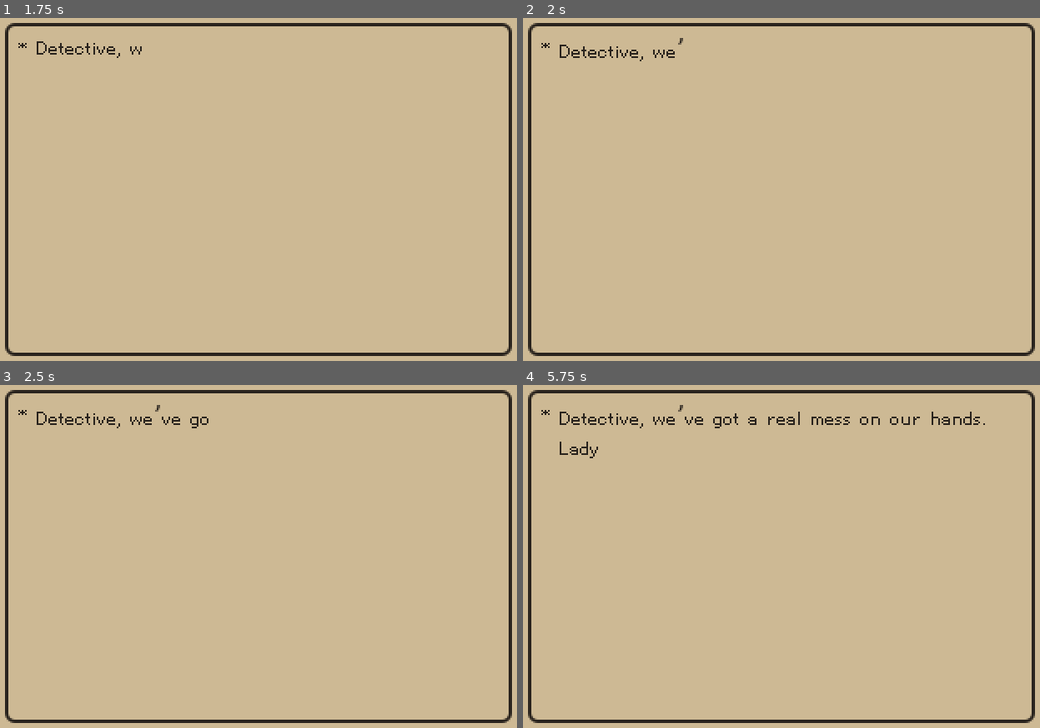
Above: before the commit, frames 1-4 (two rows, left to right).
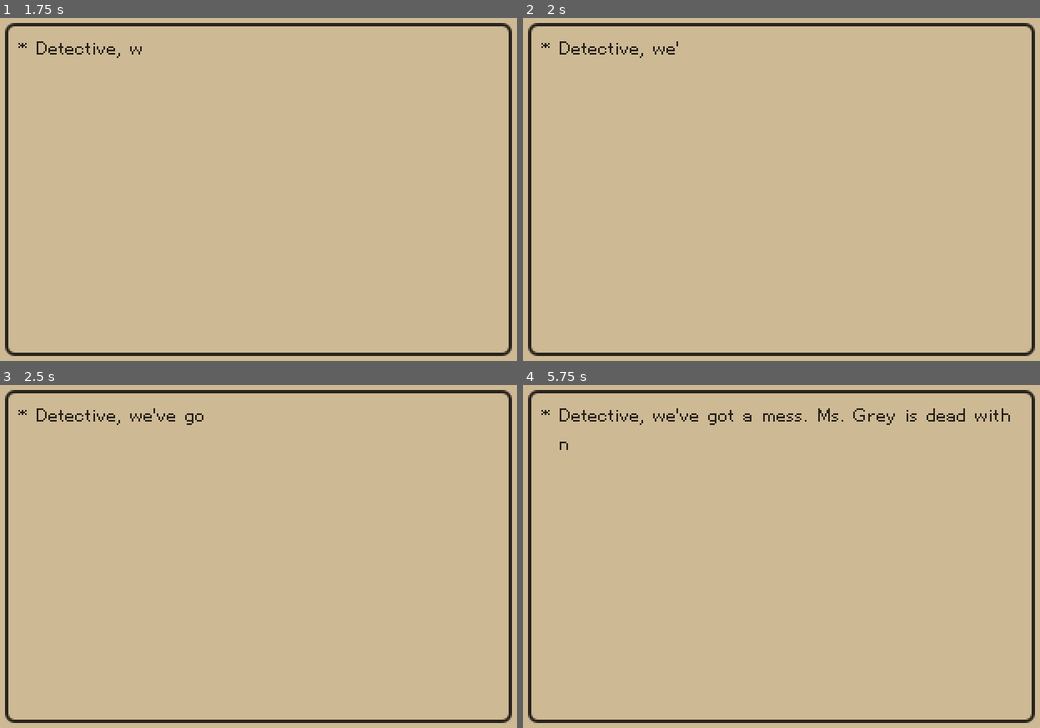
Above: after the commit, the same moments.

Repository: hkattt/game-off-2024
Game: Godot game, scene res://scenes/start_menu.tscn
Two runs of this game, one before a commit and one after it. Both use one fixed random seed, a clock stepped at 60 frames per second and the inputs below. Sound files missing from this copy of the repository are replaced by a short silence.
Inputs:
- Up to frame 1 (1.75 s): tap Space at 0.5 s; hold Right (ui_right) from 0.53 s (still down); tap Enter (ui_accept) at 0.77, 1.25, 1.52 s
- Up to frame 2 (2 s): keep holding Right (ui_right)
- Up to frame 3 (2.5 s): release Right (ui_right) at 2.03 s; hold Left (ui_left) from 2.03 s (still down)
- Up to frame 4 (5.75 s): release Left (ui_left) at 2.78 s; hold Right (ui_right) 2.78-4.28 s; tap Enter (ui_accept) at 3.02, 3.5, 3.77, 4.52 s; hold Left (ui_left) 4.28-5.03 s; hold Right (ui_right) from 5.03 s (still down)

Frame 1 is identical in both runs. In frame 2, 0.3% of the frame differs, in the area x 7-31%, y 5-13%; in frame 3, 0.4%; in frame 4, 1.2%, in the area x 7-95%, y 5-22%.

Commit message:
Improved story text

Diff:
--- a/game-off-2024/scenes/story.gd
+++ b/game-off-2024/scenes/story.gd
@@ -5,7 +5,7 @@
 const game_scene: PackedScene = preload("res://scenes/game.tscn")
 
 var story_text: String
-var read_timer: float = 20.0
+var read_timer: float = 60.0
 
 func _ready() -> void:
 	load_story("res://assets/story-introduction.txt")
Not shown, changed: game-off-2024/assets/story-introduction.txt
